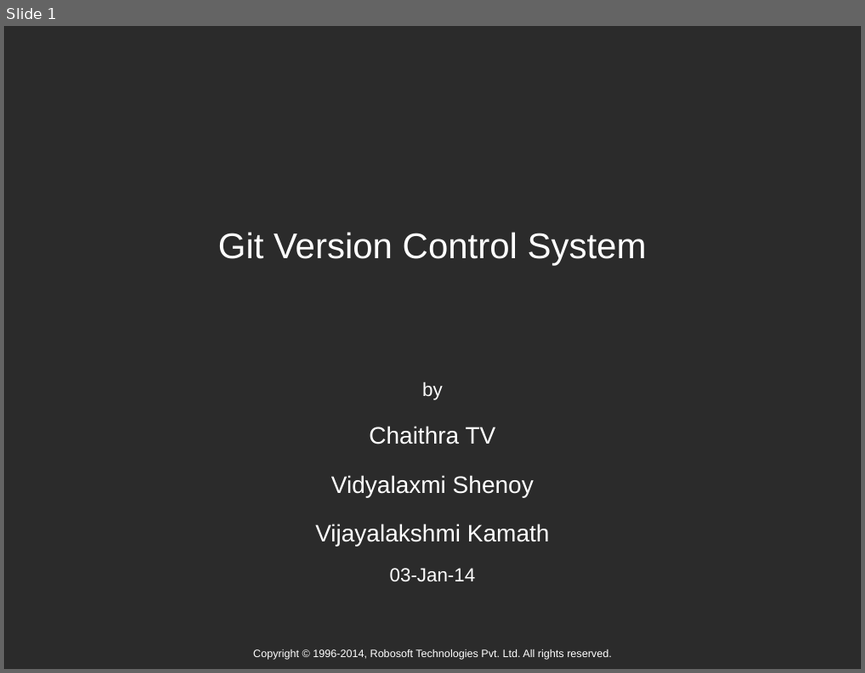
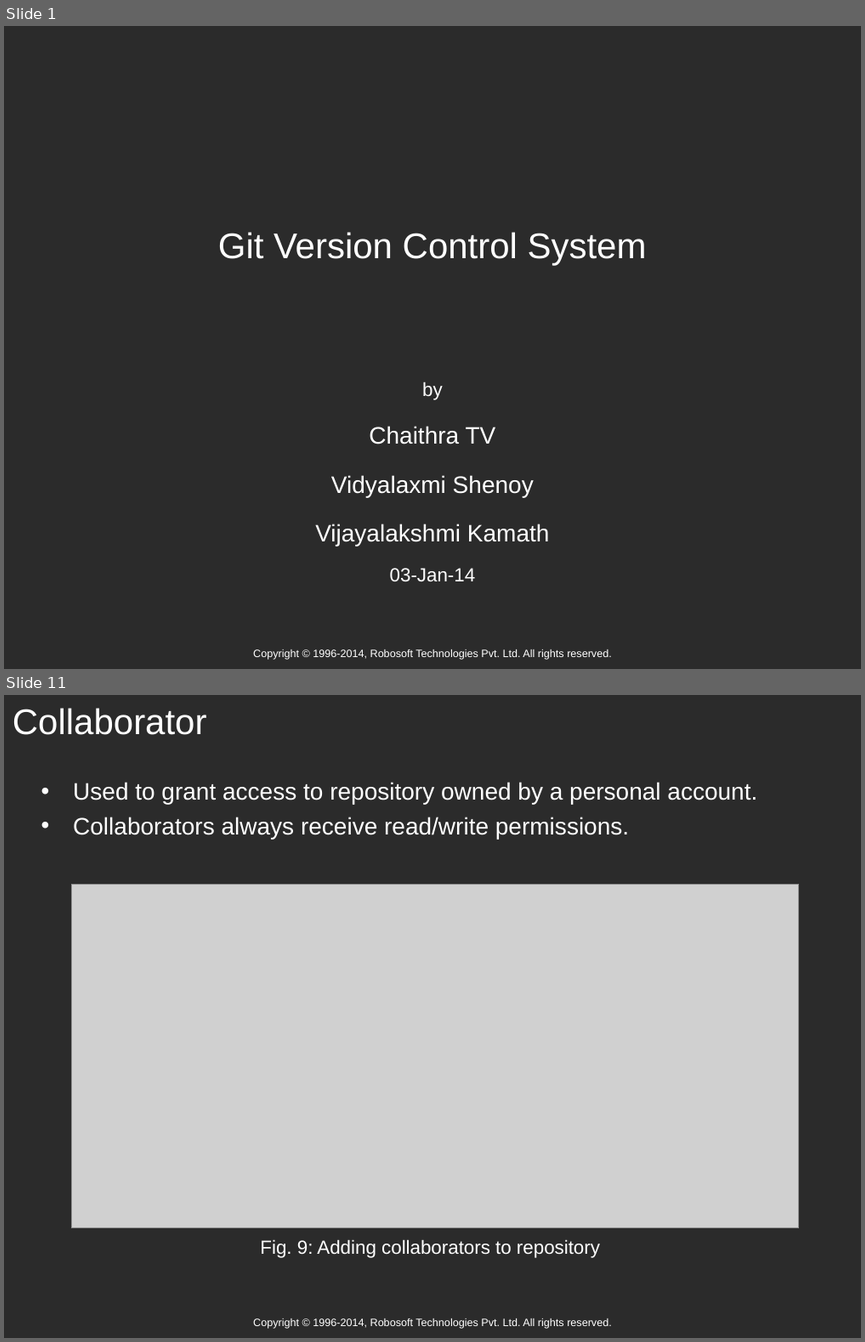
Before and after one commit to vidyalaxmi/GitPresentation, a slide deck: Subject (Limited).ppt. Shown one above the other, each under a label of ours: slide 1 before the commit, slides 1 and 11 after it; the slides between them are not shown. The pictures are 865x673 and 865x1342 pixels, drawn with LibreOffice and Linux fonts; fonts in the diff are those of the drawing; grey boxes stand for pictures; background and template pictures are left out; a plain dark background stands for a picture behind light text. Boxes give left, top, right and bottom in pixels: in the first picture for what was removed or moved away, otherwise in the second. Text is boxed around its words. In the diff, an @@ line names an element or a change of style, - is before the commit and + after.

```diff
--- a/Subject (Limited).ppt
+++ b/Subject (Limited).ppt
@@ slide 11 added at [4, 695, 861, 1338], background picture (left out); not listed: 1 template element that a slide beside it also shows @@
@@ title added at [12, 708, 207, 735], 30 pt, text #FFFFFF @@
+Collaborator
@@ text added at [73, 782, 757, 839], 20 pt, text #FFFFFF @@
+• Used to grant access to repository owned by a personal account.
+• Collaborators always receive read/write permissions.
@@ picture added at [72, 884, 799, 1228] @@
@@ text added at [260, 1239, 600, 1258], 16 pt, text #FFFFFF @@
+Fig. 9: Adding collaborators to repository
```
Also in this commit, not shown: 8 other slides added, 3 other files.
